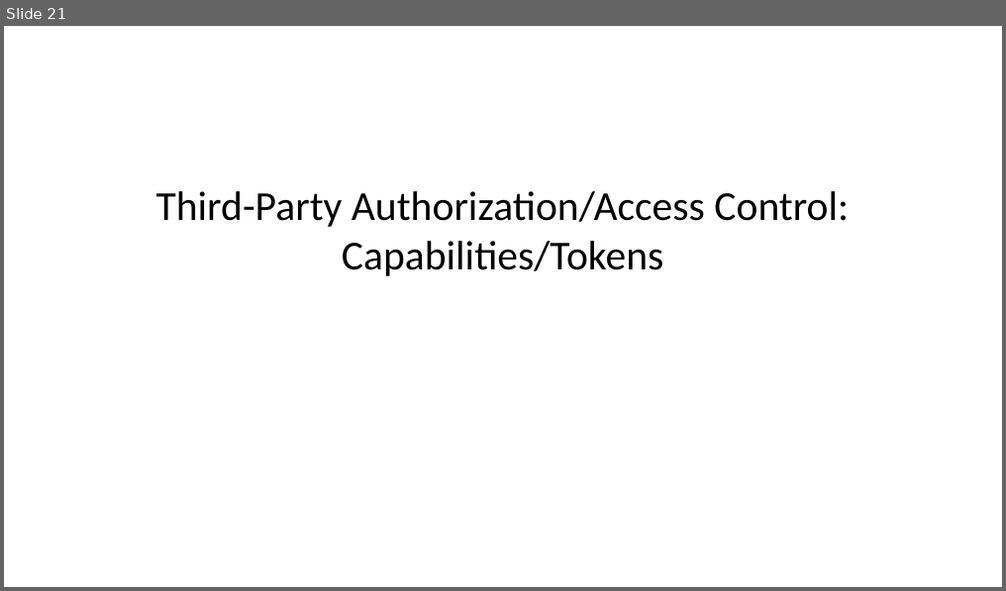
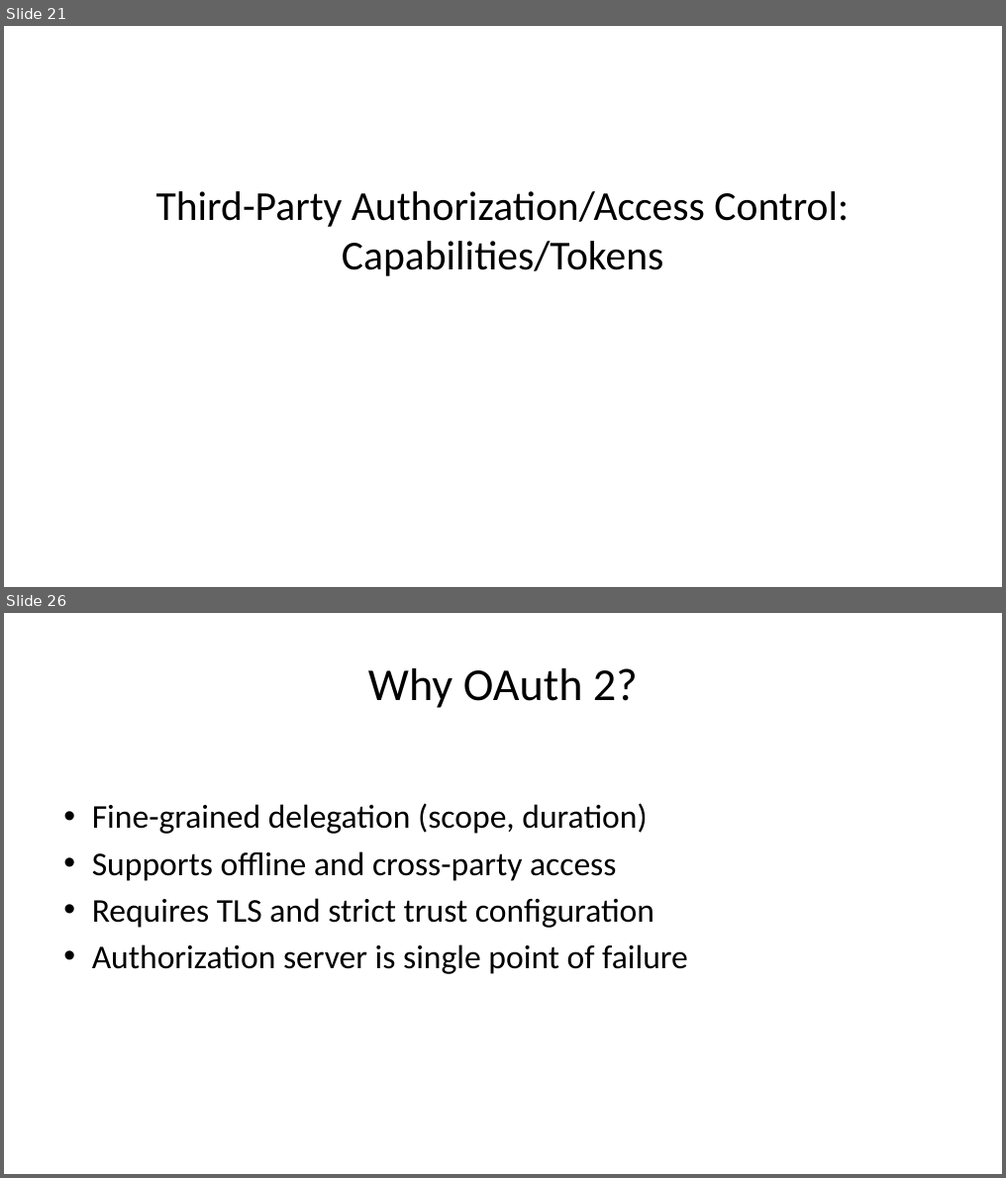
Before and after one commit to noise-lab/security-course, a slide deck: docs/slides/04-Authenticaation.pptx. Shown one above the other, each under a label of ours: slide 21 before the commit, slides 21 and 26 after it; the slides between them are not shown. The pictures are 1006x591 and 1006x1178 pixels, drawn with LibreOffice and Linux fonts; fonts in the diff are those of the drawing. Boxes give left, top, right and bottom in pixels: in the first picture for what was removed or moved away, otherwise in the second. Text is boxed around its words. In the diff, an @@ line names an element or a change of style, - is before the commit and + after.

Commit message:
push in some updated slides for OAuth, more detail.

```diff
--- a/docs/slides/04-Authenticaation.pptx
+++ b/docs/slides/04-Authenticaation.pptx
@@ slide 26 added at (x1=4, y1=613, x2=1002, y2=1174), background #FFFFFF @@
@@ title added at (x1=368, y1=668, x2=638, y2=708), 33 pt, text #000000 @@
+Why OAuth 2?
@@ text added at (x1=92, y1=803, x2=688, y2=974), 24 pt, text #000000 @@
+• Fine-grained delegation (scope, duration)
+• Supports offline and cross-party access
+• Requires TLS and strict trust configuration
+• Authorization server is single point of failure
```
Also in this commit, not shown: 9 other slides added, 1 other file.
